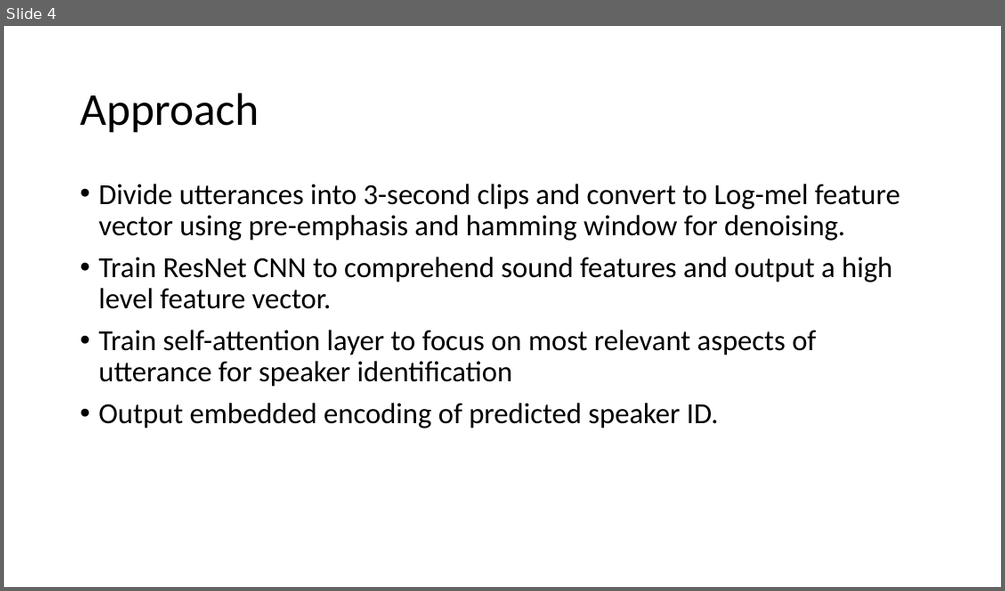
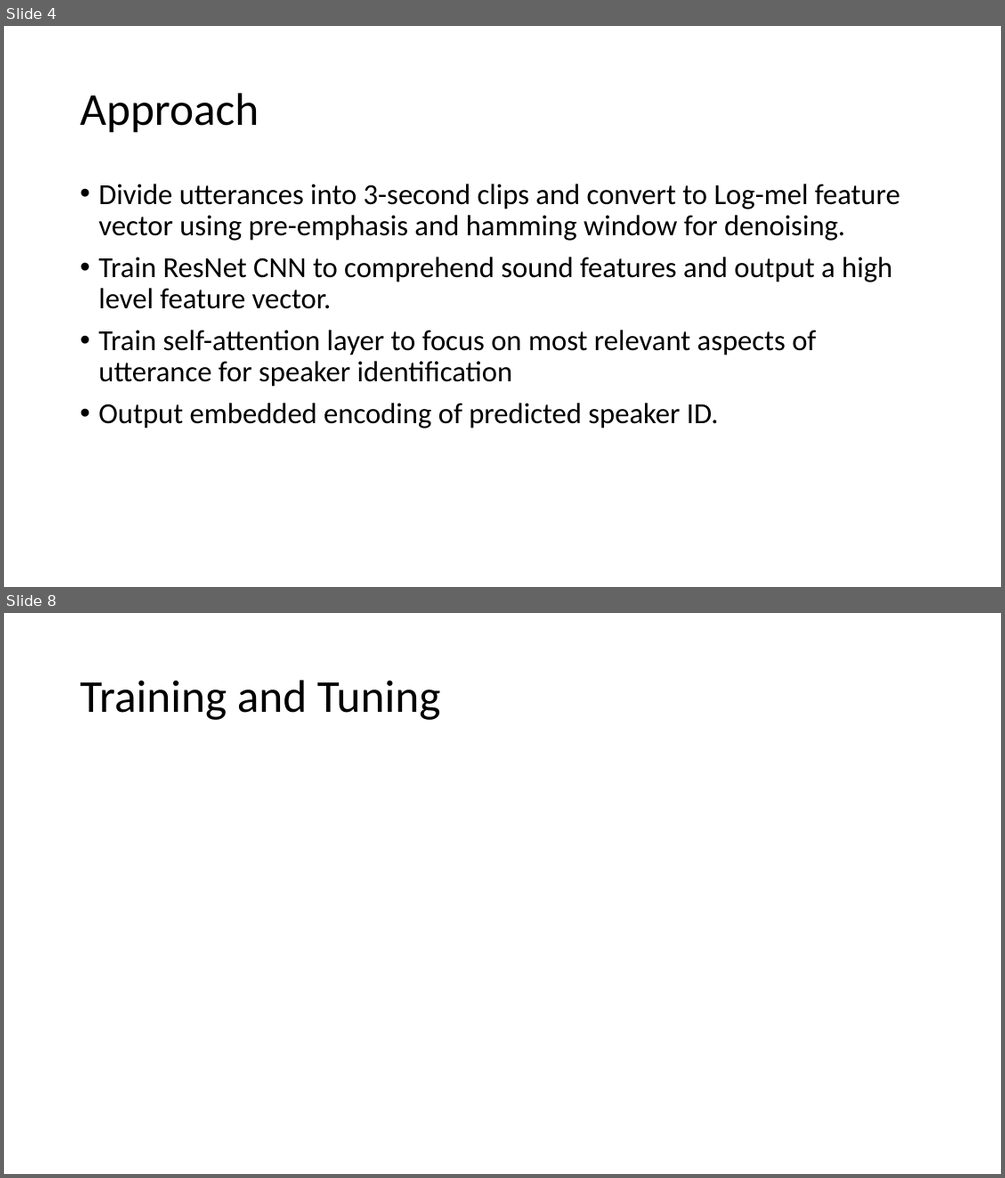
Before and after one commit to eswistak88/DeepLearningArchitectures, a slide deck: Reports/Expose.pptx. Shown one above the other, each under a label of ours: slide 4 before the commit, slides 4 and 8 after it; the slides between them are not shown. The pictures are 1005x591 and 1005x1178 pixels, drawn with LibreOffice and Linux fonts; fonts in the diff are those of the drawing; grey boxes stand for pictures. Boxes give left, top, right and bottom in pixels: in the first picture for what was removed or moved away, otherwise in the second. Text is boxed around its words. In the diff, an @@ line names an element or a change of style, - is before the commit and + after.

```diff
--- a/Reports/Expose.pptx
+++ b/Reports/Expose.pptx
@@ slide 8 added at box(4, 613, 1001, 1174), background #FFFFFF @@
@@ title added at box(80, 680, 441, 720), 44 pt, text #000000 @@
+Training and Tuning
```
Also in this commit, not shown: 3 other slides added, 8 other files.
